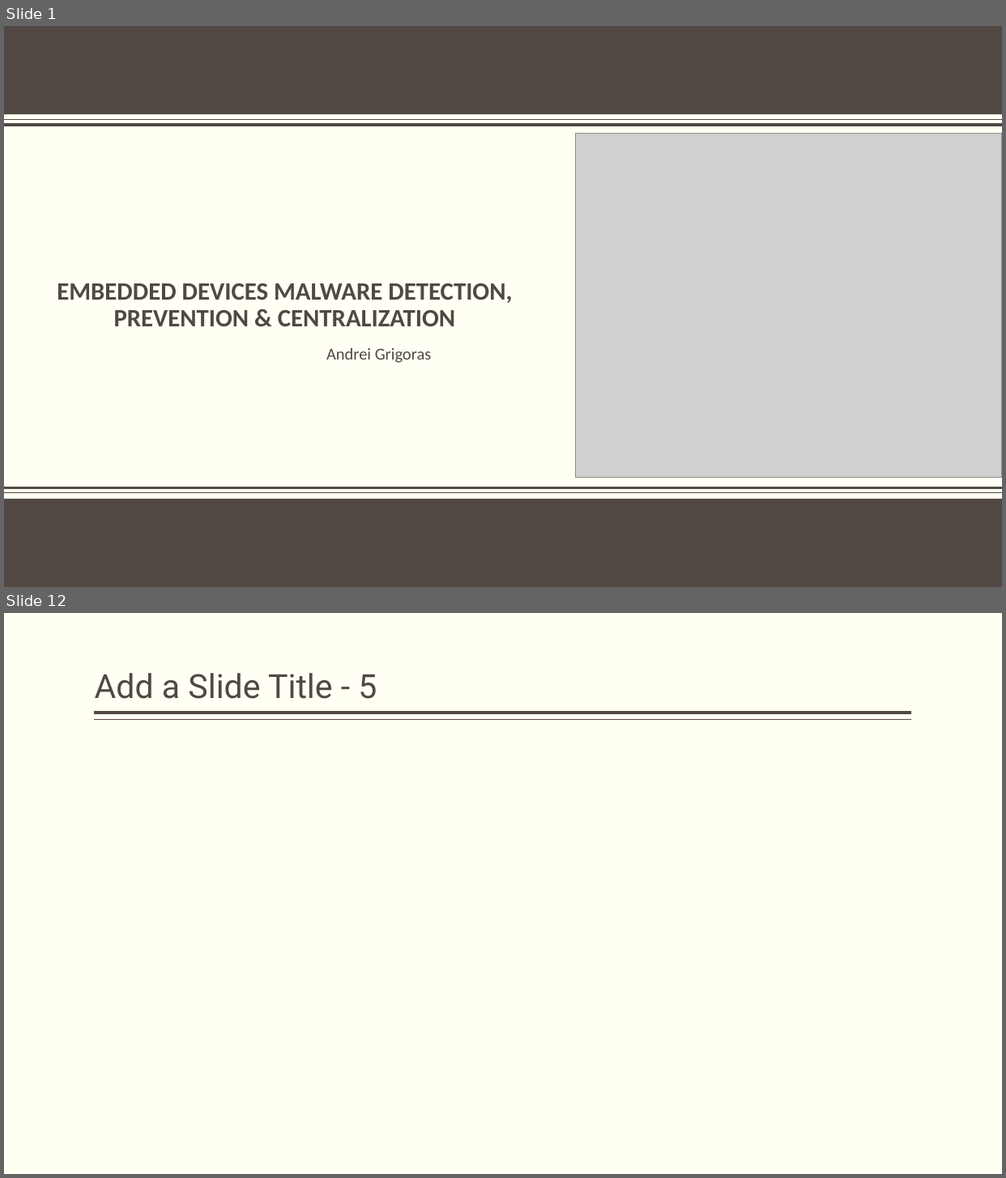
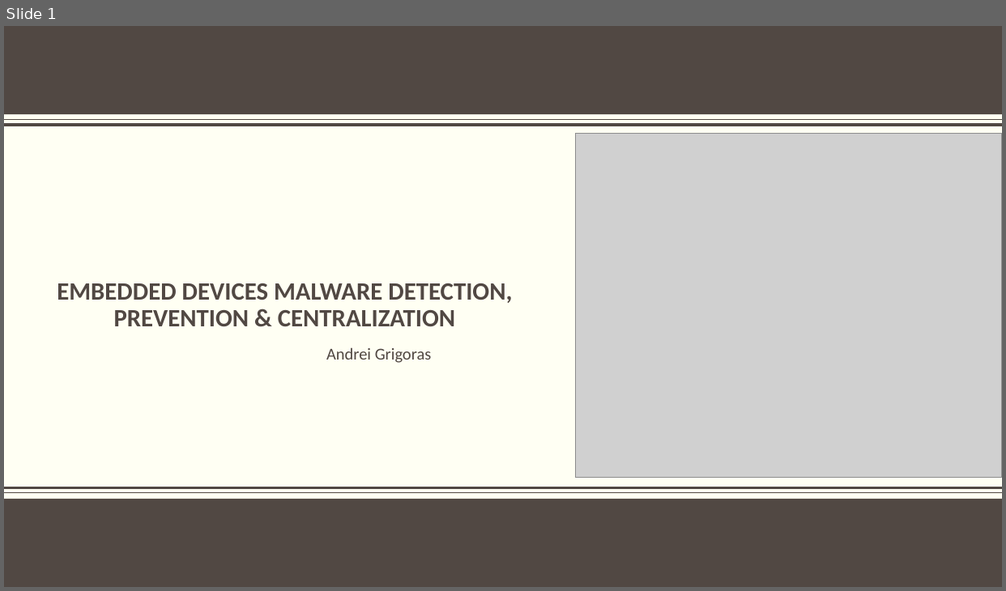
Before and after one commit to KaynRO/Proiect-Licenta, a slide deck: Embedded Devices Malware Detection, Prevention & Centralization.pptx. Shown one above the other, each under a label of ours: slides 1 and 12 before the commit, slide 1 after it; the slides between them are not shown. The pictures are 1006x1178 and 1006x591 pixels, drawn with LibreOffice and Linux fonts; fonts in the diff are those of the drawing; grey boxes stand for pictures; background and template pictures are left out. Boxes give left, top, right and bottom in pixels: in the first picture for what was removed or moved away, otherwise in the second. Text is boxed around its words. In the diff, an @@ line names an element or a change of style, - is before the commit and + after.

```diff
--- a/Embedded Devices Malware Detection, Prevention & Centralization.pptx
+++ b/Embedded Devices Malware Detection, Prevention & Centralization.pptx
@@ slide 12 removed at [4, 613, 1002, 1174], background #FFFFF3 @@
@@ title removed at [95, 673, 377, 699] @@
-Add a Slide Title - 5
@@ line removed from (912, 713) to (95, 713) @@
@@ line removed from (912, 720) to (95, 720) @@
```
Also in this commit, not shown: 2 slides changed, 6 slides added, 8 other slides removed, 1 other file.
